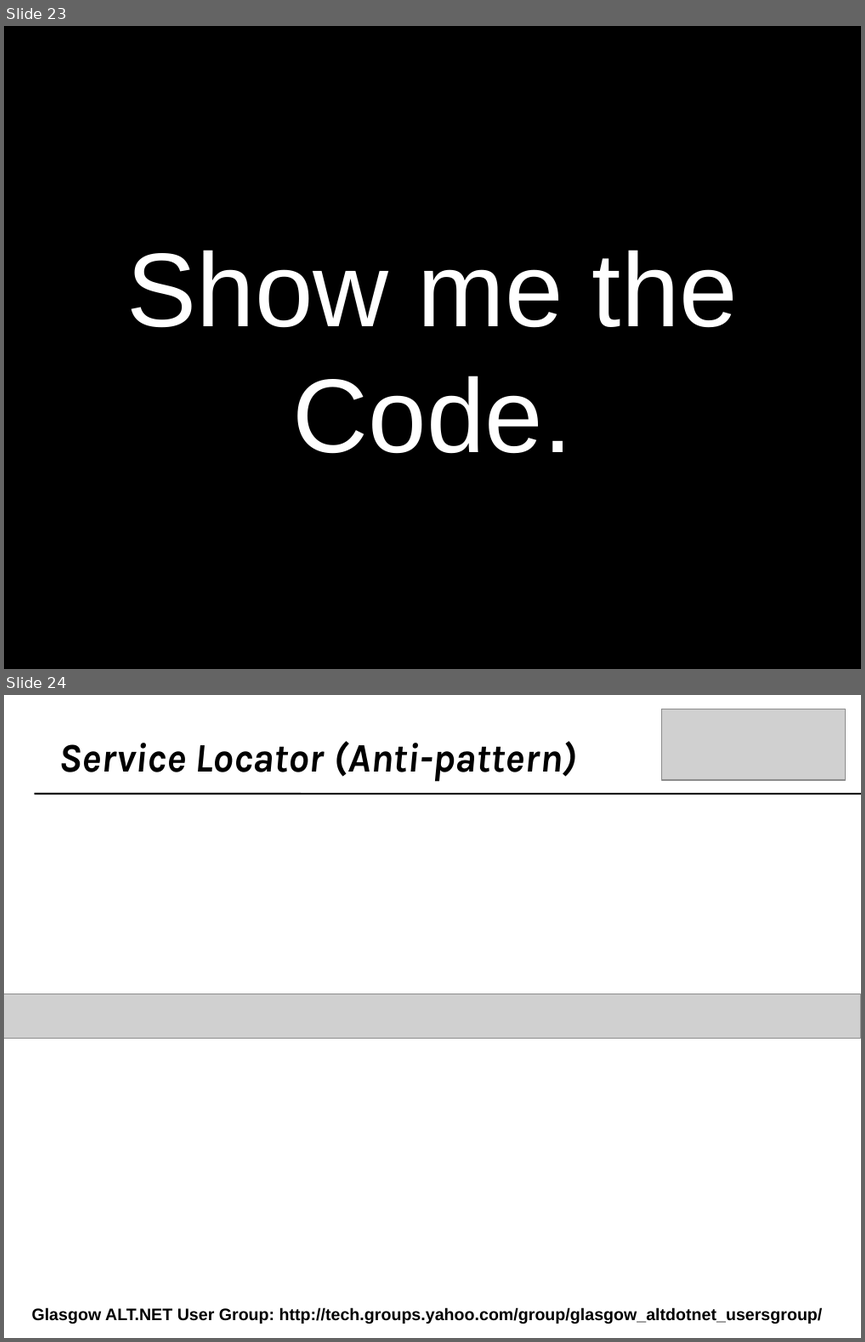
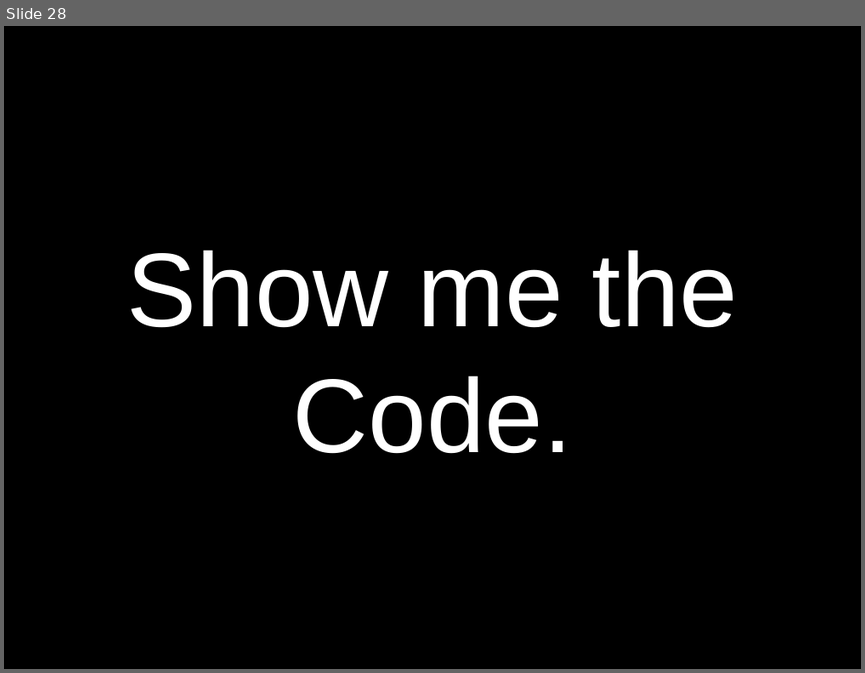
Before and after one commit to craignicol/scotaltdotnet, a slide deck: belfast/IOC-TDD-And Testability.ppt. Shown one above the other, each under a label of ours: slides 23 and 24 before the commit, slide 28 after it. The pictures are 865x1342 and 865x673 pixels, drawn with LibreOffice and Linux fonts; fonts in the diff are those of the drawing; grey boxes stand for pictures; background and template pictures are left out. Boxes give left, top, right and bottom in pixels: in the first picture for what was removed or moved away, otherwise in the second. Text is boxed around its words. In the diff, an @@ line names an element or a change of style, - is before the commit and + after.

```diff
--- a/belfast/IOC-TDD-And Testability.ppt
+++ b/belfast/IOC-TDD-And Testability.ppt
@@ slide 24 removed at box(4, 695, 861, 1338), background picture (left out) @@
@@ picture removed at box(662, 709, 846, 780) @@
@@ text removed at box(59, 741, 576, 782) @@
-Service Locator (Anti-pattern)
@@ line removed from (34, 794) to (861, 794) @@
@@ picture removed at box(4, 994, 861, 1038) @@
@@ text removed at box(32, 1307, 823, 1323) @@
-Glasgow ALT.NET User Group: http://tech.groups.yahoo.com/group/glasgow_altdotnet_usersgroup/
@@ what was slide 23 is now slide 28 @@
```
Also in this commit, not shown: 4 slides changed, 3 other slides removed, 3 other files.
